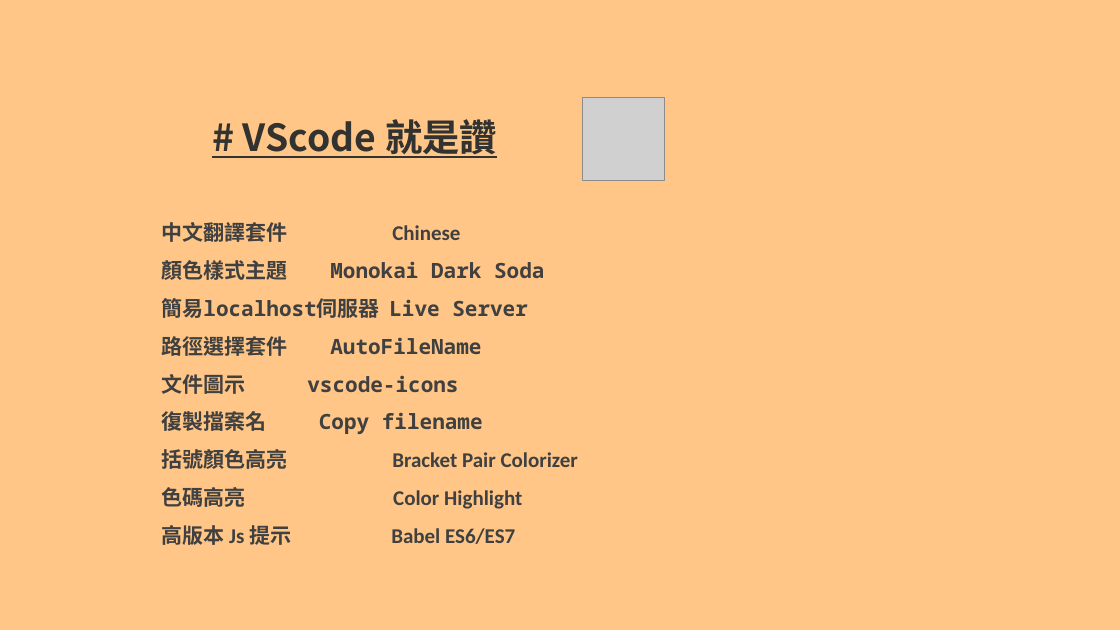
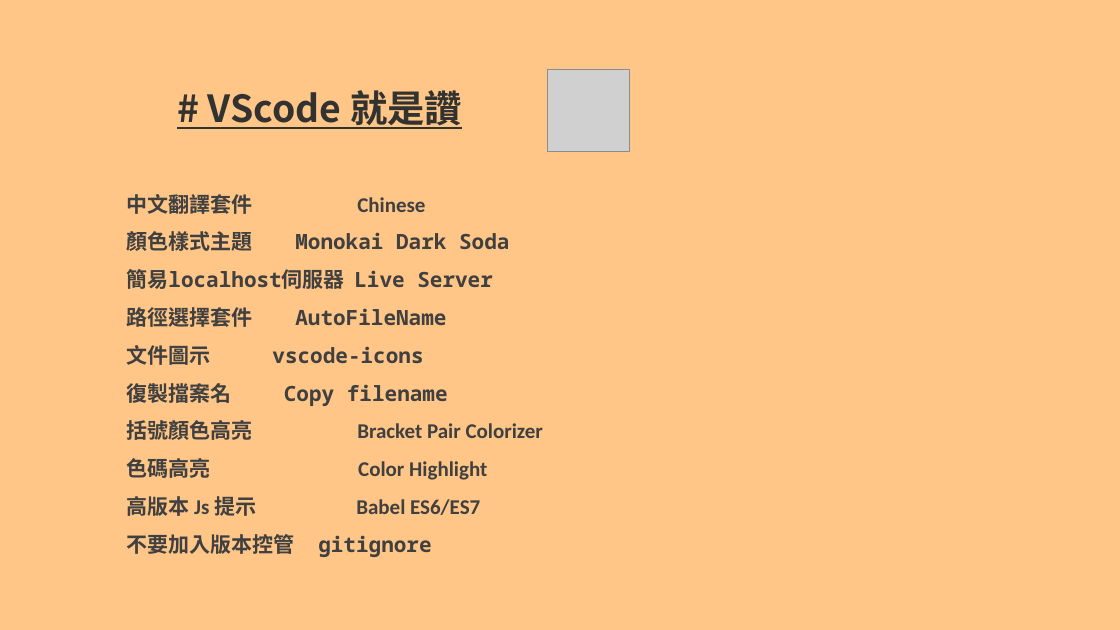
Before and after one commit to a23246542/JS_course_Intermediate_example, a slide deck: slide 3 of 現代 JavaScript 職人之路｜ 中階篇.pptx. Drawn at 1120x630 pixels with LibreOffice and Linux fonts; fonts in the diff are those of the drawing; grey boxes stand for pictures. Boxes give left, top, right and bottom in pixels: in the first picture for what was removed or moved away, otherwise in the second. Text is boxed around its words. In the diff, an @@ line names an element or a change of style, - is before the commit and + after.

Commit message:
ppt fix

```diff
--- a/現代 JavaScript 職人之路｜ 中階篇.pptx
+++ b/現代 JavaScript 職人之路｜ 中階篇.pptx
@@ title "# VScode 就是讚" moved from (x1=243, y1=119, x2=497, y2=158) to (x1=208, y1=90, x2=462, y2=129) @@
@@ picture moved from (x1=582, y1=97, x2=665, y2=180) to (x1=547, y1=69, x2=630, y2=151) @@
@@ text "中文翻譯套件 Chinese" moved from (x1=161, y1=222, x2=578, y2=545) to (x1=126, y1=194, x2=543, y2=557) @@
@@ text at (x1=126, y1=534, x2=431, y2=557): paragraph added @@
+不要加入版本控管 gitignore
```
Also in this commit, not shown: 6 other slides changed, 5 slides added.
